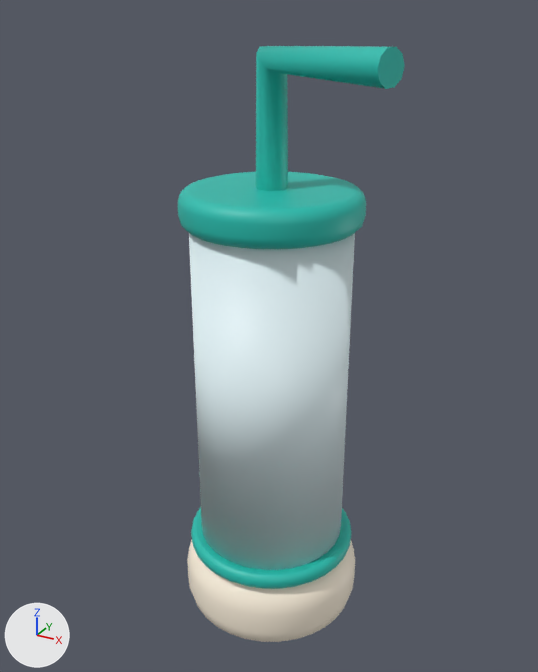
A saved change to the FBX model EvolutionShop/Assets/EvolutionShop/Resources/Art/GrowthKit/VatBatch.fbx.
The view is the same before and after, from a 50 mm lens placed at (0.067, -0.823, 1.047), pointed at (-0.492, 0.193, 0.539). The lights are fixed; the arrows at lower left show +X, +Y and +Z. The first picture is the older version. Where no turn or scale is listed for an object, it has been applied to the vertices. Vertices at exactly the same position are counted once.

In view in the first picture: 'VatBatch mesh'.
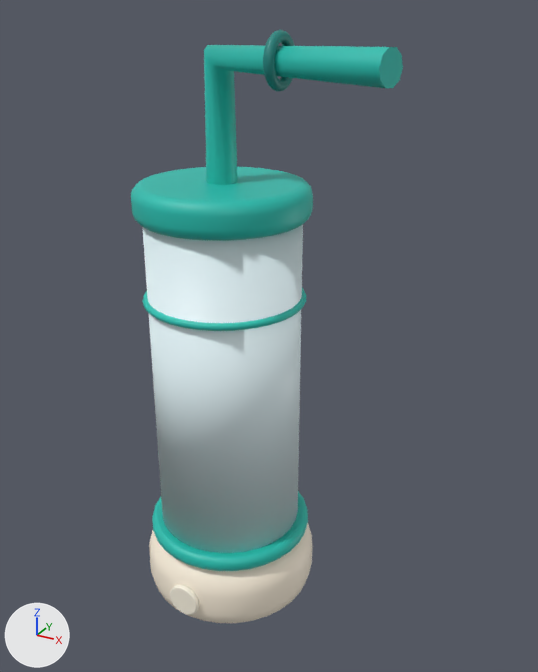
Patch to the scene script:
```diff
--- a/EvolutionShop/Assets/EvolutionShop/Resources/Art/GrowthKit/VatBatch.fbx.py
+++ b/EvolutionShop/Assets/EvolutionShop/Resources/Art/GrowthKit/VatBatch.fbx.py
@@ mat_gk_gaugeface @@
+mat_gk_gaugeface = principled_material('GK_GaugeFace')
+mat_gk_gaugeface.base_color = (1.0, 0.939, 0.791)  # pale yellow #fff8e6
@@ mat_gk_tealdark @@
+mat_gk_tealdark = principled_material('GK_TealDark')
+mat_gk_tealdark.base_color = (0.0075, 0.238, 0.212)  # cyan #15867f
@@ me_cylinder_084 @@
 # used by ob_vatbatch_mesh; location = (0.0, 0.0, 0.0)
-me_cylinder_084.from_pydata(...)  # 1118 vertices, 974 faces; spans x -0.64..-0.261, y 0.02..0.34, z 0.0..1.004
+me_cylinder_084.from_pydata(...)  # 2526 vertices, 2352 faces; spans x -0.73..-0.264, y 0.013..0.34, z 0.0..1.02
+# me_cylinder_084 part 1: the loose piece of 256 vertices spanning x -0.64..-0.32, y 0.02..0.34, z 0.0..0.14 is moved by (-0.09, 0.0, 0.0)
+# me_cylinder_084 part 2: the loose piece of 256 vertices spanning x -0.63..-0.33, y 0.03..0.33, z 0.135..0.165 is moved by (-0.09, 0.0, 0.0)
+# me_cylinder_084 part 3: the loose piece of 64 vertices spanning x -0.61..-0.35, y 0.05..0.31, z 0.165..0.745 is moved by (-0.09, 0.0, 0.0)
+# me_cylinder_084 part 4: the loose piece of 256 vertices spanning x -0.625..-0.335, y 0.035..0.325, z 0.735..0.795 is moved by (-0.09, 0.0, 0.0)
+# me_cylinder_084 part 5: a new loose piece, a torus around z (ring radius 0.132, tube radius 0.006) spanning x -0.708..-0.432, y 0.042..0.318, z 0.594..0.606, in mat_gk_teal (cyan #22bfb0)
+# me_cylinder_084 part 6: a new loose piece, a torus around x (ring radius 0.032, tube radius 0.008) spanning x -0.458..-0.442, y 0.108..0.188, z 0.94..1.02, in mat_gk_tealdark (cyan #15867f)
+# me_cylinder_084 part 7: the loose piece of 256 vertices spanning x -0.63..-0.33, y 0.03..0.33, z 0.135..0.165 is copied, and the copy is multiplied about its middle by the matrix ((0.198, 0.0, 0.0), (0.0, 0.0, -0.352), (0.0, 0.198, 0.0)), then moved by (-0.09, -0.162, -0.08), in mat_gk_gaugeface (pale yellow #fff8e6); it spans x -0.6..-0.54, y 0.013..0.023, z 0.04..0.1
+# me_cylinder_084 part 8: the loose piece of 30 vertices spanning x -0.505..-0.261, y 0.077..0.204, z 0.79..1.004 is rebuilt with 30 vertices and now spans x -0.595..-0.264, y 0.076..0.204, z 0.79..1.004
+# other edits to the shape of me_cylinder_084 do not show in these pictures
 me_cylinder_084.materials.append(mat_gk_cream)
@@ me_cylinder_084 @@
 me_cylinder_084.materials.append(mat_gk_culture)
+me_cylinder_084.materials.append(mat_gk_tealdark)  # cyan #15867f
+me_cylinder_084.materials.append(mat_gk_gaugeface)  # pale yellow #fff8e6
```

Pixel boxes (x1, y1, x2, y2) of what changed, in the pictures (538 x 672 px; the box of a moved part takes in the faces that stretch with it):
'VatBatch mesh', reshaped (19% wider)
    before: (177, 46, 405, 642)
    after: (131, 30, 403, 623)
part 1 of me_cylinder_084, moved or reshaped
    before: (187, 540, 355, 642)
    after: (149, 523, 312, 623)
part 2 of me_cylinder_084, moved or reshaped
    before: (191, 507, 351, 589)
    after: (152, 491, 308, 571)
part 3 of me_cylinder_084, moved or reshaped
    before: (189, 233, 355, 570)
    after: (143, 224, 303, 553)
part 4 of me_cylinder_084, moved or reshaped
    before: (177, 172, 366, 249)
    after: (131, 167, 313, 241)
part 5 of me_cylinder_084, added (cyan)
    after: (143, 288, 306, 331)
part 6 of me_cylinder_084, added (cyan)
    after: (263, 30, 295, 91)
part 7 of me_cylinder_084, added (pale yellow)
    after: (170, 585, 199, 615)
part 8 of me_cylinder_084, rebuilt (33% wider)
    before: (256, 46, 405, 191)
    after: (204, 45, 403, 185)
